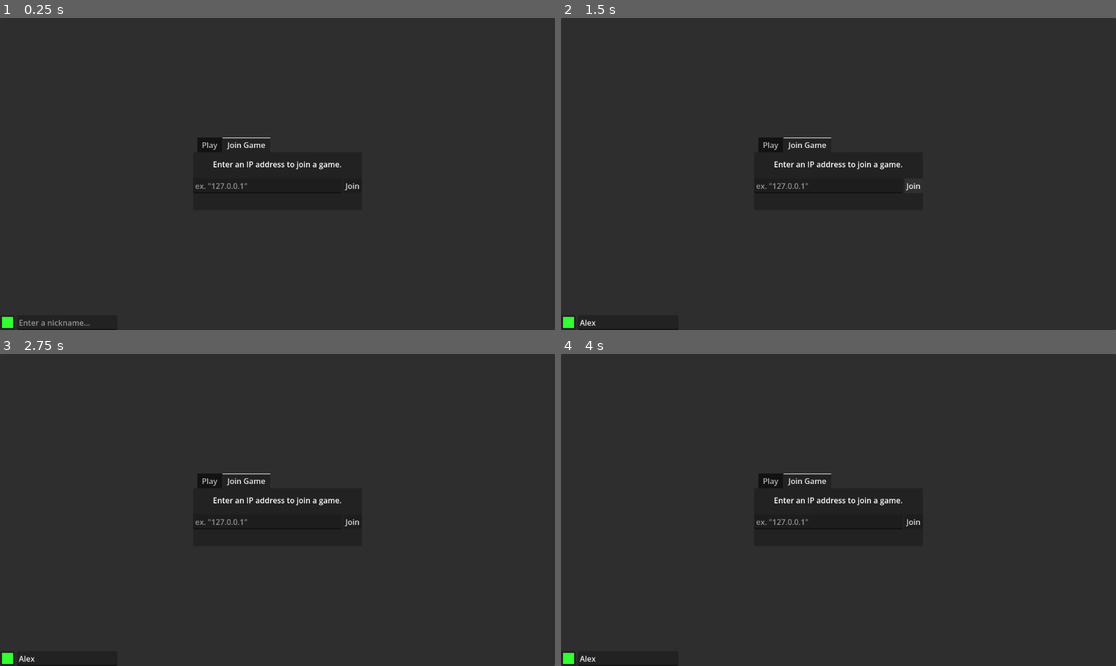
Above: before the commit, frames 1-4 (two rows, left to right).
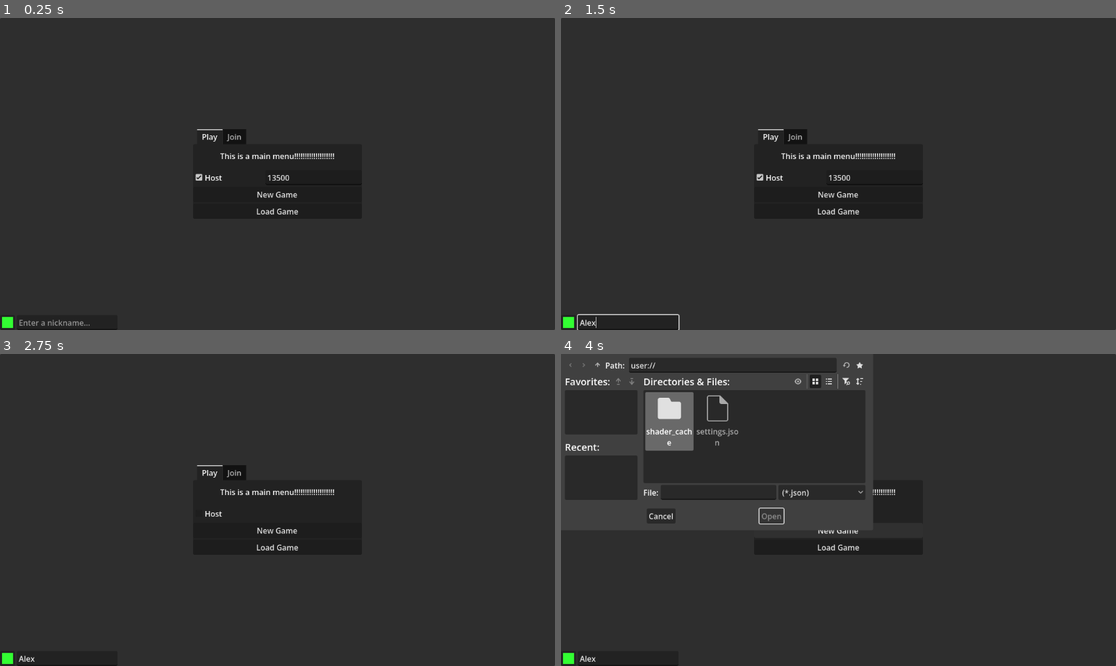
Above: after the commit, the same moments.

Repository: stacktrace-error/chunk-terrain
Game: Godot game, scene res://empty.tscn
Same seed, same stepped clock (60 frames per second), same inputs: the game is played once before the commit and once after it.
Inputs (mouse positions are in pixels of both pictures, inside the frame that each line leads up to):
- Up to frame 1 (0.25 s): no input
- Up to frame 2 (1.5 s): click (627, 323) at 0.52 s; type "Alex" at 0.6 s; click (916, 186) at 1.25 s, where only the run before the commit has a clickable "Join"
- Up to frame 3 (2.75 s): click (227, 513) at 2 s, where only the run after the commit has a clickable "Host"
- Up to frame 4 (4 s): click (838, 547) at 2.75 s, where only the run after the commit has a clickable "Load Game"; click (838, 531) at 3.5 s, where only the run after the commit has a clickable "New Game"

The runs differ from the first frame. In frame 1, 1.1% of the frame differs, in the area x 35-65%, y 35-64%; in frame 2, 1.2%; in frame 3, 1.0%; in frame 4, 5.0%, in the area x 0-65%, y 2-64%.

Commit message:
fixing it, slowly

Diff:
--- a/g_util.gd
+++ b/g_util.gd
@@ -24,6 +24,10 @@
 	while i < args.size():
 		var arg : String = args[i]
 
+		if arg == "#":
+			launch_args.clear()
+			return
+
 		if arg.contains("--"):
 			var key : String = arg
 			var value : String = ""
--- a/multiplayer/g_lobby.gd
+++ b/multiplayer/g_lobby.gd
@@ -20,6 +20,8 @@
 	if args.has("host"): host(args["host"][0])
 	elif args.has("join"): join(args["join"][0])
 
+	if args.has("load") or args.has("new_game"): start_game()
+
 
 func _process(_delta: float) -> void:
 	var p : MultiplayerPeer = multiplayer.multiplayer_peer
@@ -41,8 +43,6 @@
 	var peer : ENetMultiplayerPeer = ENetMultiplayerPeer.new()
 	if peer.create_server(port) == OK:
 		multiplayer.multiplayer_peer = peer
-
-		spawn_player(1, Player.create_as_packet())
 
 		DisplayServer.window_set_title.call_deferred("hosting")
 	else:
@@ -96,15 +96,16 @@
 	multiplayer.send_auth(id, "g".to_utf8_buffer())
 
 func on_peer_connected(id:int) -> void:
-	Surfaces.send_stub_to(id)
+	Surfaces.on_peer_connected(id)
 
 func on_peer_disconnected(id:int) -> void:
 	if players.has(id):
 		players[id].queue_free()
 
 func start_game() -> void:
-	if players.is_empty(): spawn_player(1, Player.create_as_packet())
-	Surfaces.on_game_started()
+	if players.is_empty():
+		spawn_player(1, Player.create_as_packet())
+		Surfaces.on_peer_connected(1)
 
 ## ffs.
 func disconnect_signals() -> void:
--- a/multiplayer/player.gd
+++ b/multiplayer/player.gd
@@ -36,8 +36,6 @@
 	if !Lobby.players.has(id):
 		Lobby.players[id] = self
 		HUD.chat.add_message(tr("msg_player_connected") % nickname)
-
-		Util.when_possible(Surfaces.spawn_body.bind(id), Surfaces.has_world, Surfaces.world_created)
 	else:
 		print("attempted to spawn duplicate player for " + str(id))
 		queue_free()
--- a/ui/main_menu.gd
+++ b/ui/main_menu.gd
@@ -22,8 +22,10 @@
 
 func _on_load_dialog_file_selected(path: String) -> void:
 	Surfaces.load_from(path)
+	if(%HostCheckbox.button_pressed): Lobby.host(%HostPort.text)
 	Lobby.start_game()
 
 func _on_new_game_pressed() -> void:
 	Surfaces.new_game()
+	if(%HostCheckbox.button_pressed): Lobby.host(%HostPort.text)
 	Lobby.start_game()
--- a/ui/main_menu.tscn
+++ b/ui/main_menu.tscn
@@ -4,7 +4,6 @@
 [ext_resource type="PackedScene" uid="uid://dc8dgp5nmtxbf" path="res://ui/edit_player_panel.tscn" id="2_0dkrt"]
 
 [node name="MainMenu" type="CanvasLayer" unique_id=2060055621]
-visible = false
 script = ExtResource("1_qtwoh")
 
 [node name="Panel" type="Panel" parent="." unique_id=1106468792]
@@ -14,31 +13,29 @@
 grow_horizontal = 2
 grow_vertical = 2
 
-[node name="MainMenu" type="CenterContainer" parent="Panel" unique_id=1241330731]
+[node name="PlayerInfo" parent="Panel" unique_id=1347944645 instance=ExtResource("2_0dkrt")]
 layout_mode = 1
+
+[node name="Play" type="TabContainer" parent="." unique_id=318418124]
 anchors_preset = 8
 anchor_left = 0.5
 anchor_top = 0.5
 anchor_right = 0.5
 anchor_bottom = 0.5
-offset_left = -576.0
-offset_top = -324.0
-offset_right = 576.0
-offset_bottom = 324.0
+offset_left = -175.0
+offset_top = -93.0
+offset_right = 175.0
+offset_bottom = 93.0
 grow_horizontal = 2
 grow_vertical = 2
+current_tab = 0
 
-[node name="TabContainer" type="TabContainer" parent="Panel/MainMenu" unique_id=318418124]
-layout_mode = 2
-current_tab = 1
-
-[node name="Play" type="VBoxContainer" parent="Panel/MainMenu/TabContainer" unique_id=375045166]
-visible = false
+[node name="Play" type="VBoxContainer" parent="Play" unique_id=375045166]
 custom_minimum_size = Vector2(350, 0)
 layout_mode = 2
 metadata/_tab_index = 0
 
-[node name="RichTextLabel2" type="RichTextLabel" parent="Panel/MainMenu/TabContainer/Play" unique_id=1173854413]
+[node name="Play" type="RichTextLabel" parent="Play/Play" unique_id=1173854413]
 custom_minimum_size = Vector2(350, 50)
 layout_mode = 2
 bbcode_enabled = true
@@ -47,20 +44,41 @@
 horizontal_alignment = 1
 vertical_alignment = 1
 
-[node name="NewGame" type="Button" parent="Panel/MainMenu/TabContainer/Play" unique_id=839529766]
+[node name="Host" type="HBoxContainer" parent="Play/Play" unique_id=162666014]
+layout_mode = 2
+
+[node name="HostCheckbox" type="CheckBox" parent="Play/Play/Host" unique_id=1393289845]
+unique_name_in_owner = true
+layout_mode = 2
+size_flags_horizontal = 3
+size_flags_vertical = 4
+button_pressed = true
+text = "Host"
+
+[node name="HostPort" type="LineEdit" parent="Play/Play/Host" unique_id=2081807940]
+unique_name_in_owner = true
+custom_minimum_size = Vector2(200, 0)
+layout_mode = 2
+size_flags_horizontal = 3
+text = "13500"
+placeholder_text = "Host on port..."
+emoji_menu_enabled = false
+
+[node name="NewGame" type="Button" parent="Play/Play" unique_id=839529766]
 layout_mode = 2
 text = "New Game"
 
-[node name="LoadGame" type="Button" parent="Panel/MainMenu/TabContainer/Play" unique_id=293170101]
+[node name="LoadGame" type="Button" parent="Play/Play" unique_id=293170101]
 layout_mode = 2
 text = "Load Game"
 
-[node name="Join Game" type="VBoxContainer" parent="Panel/MainMenu/TabContainer" unique_id=1016404342]
+[node name="Join" type="VBoxContainer" parent="Play" unique_id=1016404342]
+visible = false
 custom_minimum_size = Vector2(350, 120)
 layout_mode = 2
 metadata/_tab_index = 1
 
-[node name="RichTextLabel2" type="RichTextLabel" parent="Panel/MainMenu/TabContainer/Join Game" unique_id=1295054076]
+[node name="Join" type="RichTextLabel" parent="Play/Join" unique_id=1295054076]
 custom_minimum_size = Vector2(350, 50)
 layout_mode = 2
 bbcode_enabled = true
@@ -69,10 +87,10 @@
 horizontal_alignment = 1
 vertical_alignment = 1
 
-[node name="HBoxContainer" type="HBoxContainer" parent="Panel/MainMenu/TabContainer/Join Game" unique_id=216351972]
+[node name="Join2" type="HBoxContainer" parent="Play/Join" unique_id=216351972]
 layout_mode = 2
 
-[node name="JoinAddress" type="LineEdit" parent="Panel/MainMenu/TabContainer/Join Game/HBoxContainer" unique_id=1845898410]
+[node name="JoinAddress" type="LineEdit" parent="Play/Join/Join2" unique_id=1845898410]
 unique_name_in_owner = true
 custom_minimum_size = Vector2(200, 0)
 layout_mode = 2
@@ -80,14 +98,11 @@
 placeholder_text = "ex. \"127.0.0.1\""
 emoji_menu_enabled = false
 
-[node name="JoinButton" type="Button" parent="Panel/MainMenu/TabContainer/Join Game/HBoxContainer" unique_id=785626236]
+[node name="JoinButton" type="Button" parent="Play/Join/Join2" unique_id=785626236]
 layout_mode = 2
 size_flags_horizontal = 0
 size_flags_vertical = 4
 text = "Join"
-
-[node name="PlayerInfo" parent="Panel" unique_id=1347944645 instance=ExtResource("2_0dkrt")]
-layout_mode = 1
 
 [node name="LoadDialog" type="FileDialog" parent="." unique_id=399311486]
 title = "Open a File"
@@ -96,8 +111,9 @@
 filters = PackedStringArray("*.json")
 use_native_dialog = true
 
-[connection signal="pressed" from="Panel/MainMenu/TabContainer/Play/NewGame" to="." method="_on_new_game_pressed"]
-[connection signal="pressed" from="Panel/MainMenu/TabContainer/Play/LoadGame" to="LoadDialog" method="popup_centered_clamped"]
-[connection signal="text_submitted" from="Panel/MainMenu/TabContainer/Join Game/HBoxContainer/JoinAddress" to="." method="on_join_submitted" unbinds=1]
-[connection signal="pressed" from="Panel/MainMenu/TabContainer/Join Game/HBoxContainer/JoinButton" to="." method="on_join_submitted"]
+[connection signal="toggled" from="Play/Play/Host/HostCheckbox" to="Play/Play/Host/HostPort" method="set_visible"]
+[connection signal="pressed" from="Play/Play/NewGame" to="." method="_on_new_game_pressed"]
+[connection signal="pressed" from="Play/Play/LoadGame" to="LoadDialog" method="show"]
+[connection signal="text_submitted" from="Play/Join/Join2/JoinAddress" to="." method="on_join_submitted"]
+[connection signal="pressed" from="Play/Join/Join2/JoinButton" to="." method="on_join_submitted"]
 [connection signal="file_selected" from="LoadDialog" to="." method="_on_load_dialog_file_selected"]
--- a/world/g_surfaces.gd
+++ b/world/g_surfaces.gd
@@ -29,22 +29,12 @@
 func _ready() -> void:
 	var args : Dictionary[String, PackedStringArray] = Util.launch_args
 
-	if args.has("load"):
-		load_from(args["load"][0])
-		Lobby.start_game()
-	elif args.has("new-game"):
-		new_game()
-		Lobby.start_game()
+	if args.has("load"): load_from(args["load"][0])
+	elif args.has("new-game"): new_game()
 
 
-func send_stub_to(id:int) -> void:
+func on_peer_connected(id:int) -> void:
 	if has_world && !id == 1: rpc_add_stubs.rpc_id(id, to_stubs())
-
-func on_game_started() -> void:
-	rpc_add_stubs.rpc(to_stubs())
-
-@rpc("call_local")
-func rpc_spawn_body(id:int) -> void:
 	spawn_body(id)
 
 func spawn_body(id:int) -> void:
--- a/world/surface.gd
+++ b/world/surface.gd
@@ -19,7 +19,7 @@
 		#generate_chunk(cxy)
 
 static func create(_name:String, _seed:int) -> Surface:
-	var s : Surface = Surface.new()
+	var s : Surface = load("res://world/surface.tscn").instantiate()
 	s.tile_set = load("res://assets/tiles/tileset.tres")
 	s.noise = load("res://assets/new_fast_noise_lite.tres")
 	s.generation_seed = _seed
--- /dev/null
+++ b/world/surface.tscn
@@ -0,0 +1,11 @@
+[gd_scene format=3 uid="uid://8ed36o77rnpo"]
+
+[ext_resource type="Script" uid="uid://3veqymigrnck" path="res://world/surface.gd" id="1_7y7rv"]
+
+[node name="Surface" type="TileMapLayer" unique_id=346111104]
+script = ExtResource("1_7y7rv")
+metadata/_custom_type_script = "uid://3veqymigrnck"
+
+[node name="MultiplayerSpawner" type="MultiplayerSpawner" parent="." unique_id=1482827224]
+_spawnable_scenes = PackedStringArray("uid://cye331dhe8nxs")
+spawn_path = NodePath("..")
Binary file changed: assets/localization/locale.de.translation
Binary file changed: assets/localization/locale.en.translation
